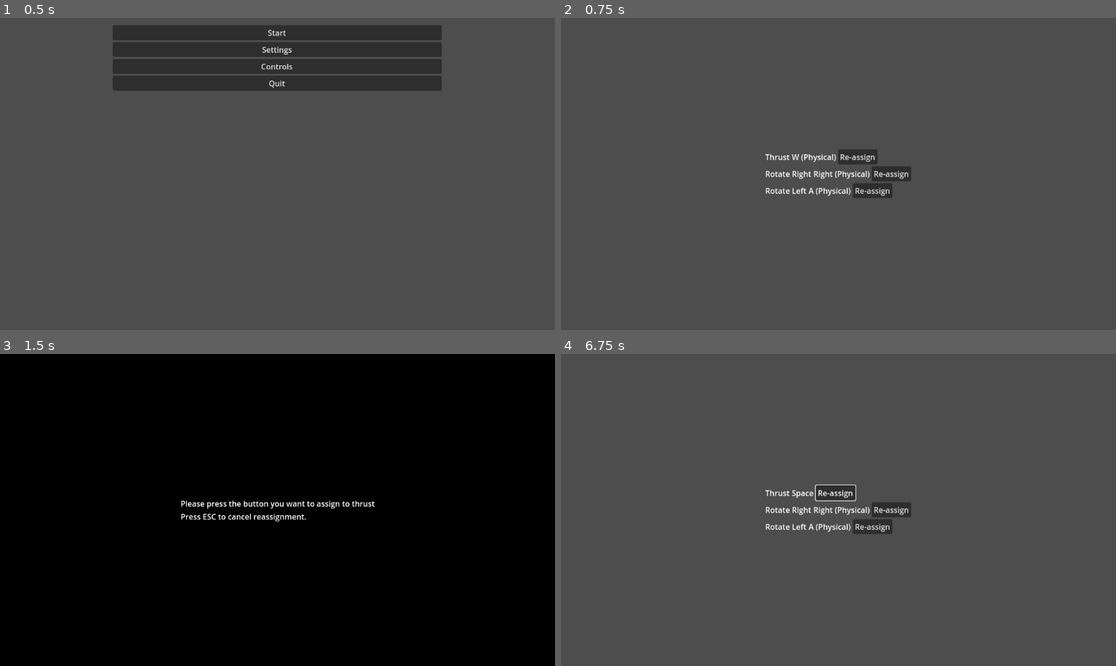
Above: before the commit, frames 1-4 (two rows, left to right).
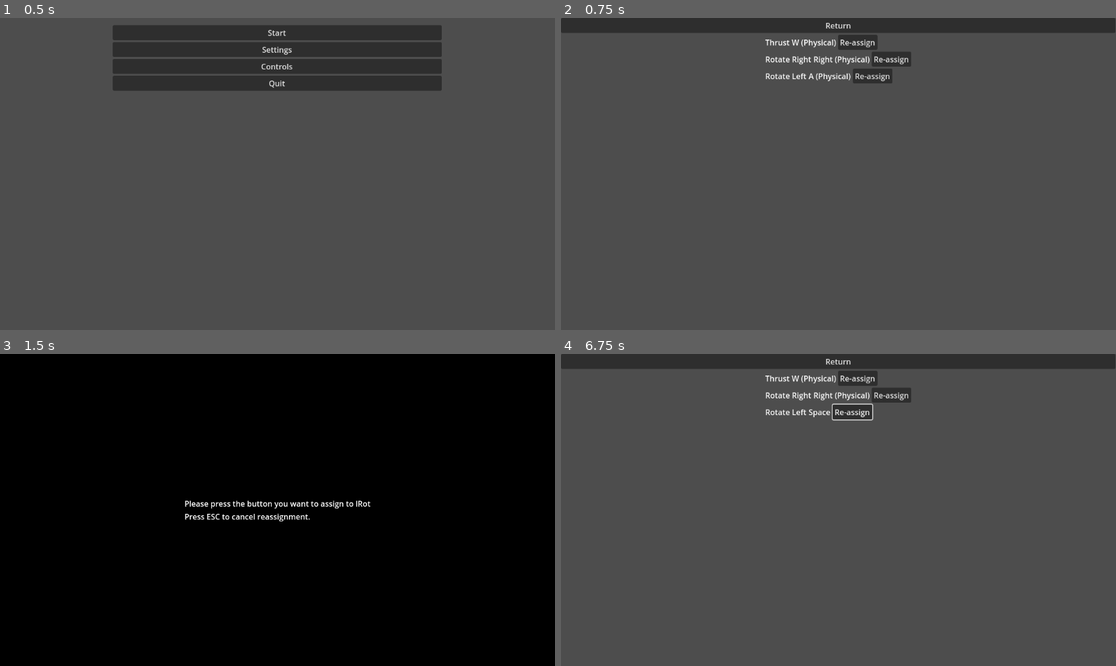
Above: after the commit, the same moments.

Repository: acidmath/DialIt
Game: Godot game, scene res://GameManager.tscn
Same seed, same stepped clock (60 frames per second), same inputs: the game is played once before the commit and once after it.
Inputs (mouse positions are in pixels of both pictures, inside the frame that each line leads up to):
- Up to frame 1 (0.5 s): no input
- Up to frame 2 (0.75 s): click "Controls" at 0.5 s
- Up to frame 3 (1.5 s): click "Re-assign" at 1.25 s
- Up to frame 4 (6.75 s): click (838, 360) at 2 s, where only the run after the commit has a clickable "Return"; click "Re-assign" at 2.75 s; click "Re-assign" at 3.5 s; tap Enter at 4.25, 5.75 s; move the mouse to (960, 494) at 4.27 s; hold W (thrust) 4.28-5.03 s; hold Mouse wheel up (ZoomIn) 4.28-5.03 s; tap Space at 5 s; move the mouse to (727, 525) at 5.02 s; tap Mouse wheel down (ZoomOut) at 5.1 s; move the mouse to (894, 441) at 5.77 s; hold Space (lRot, bound only after the commit) 5.78-6.53 s; hold W (thrust, bound only after the commit) from 5.78 s (still down); move the mouse to (810, 572) at 6.52 s; tap A (lRot, bound only before the commit) at 6.6 s

Frame 1 is identical in both runs. In frame 2, 7.5% of the frame differs, in the area x 0-100%, y 0-58%; in frame 3, 0.7%; in frame 4, 7.5%.

Commit message:
return button

Diff:
--- a/input_mapping.gd
+++ b/input_mapping.gd
@@ -33,11 +33,6 @@
 		update_assignment_label()
 		stop_assignment()
 
-func stop_assignment():
-	inputReassignmentPanel.visible = false
-	isReassigning = false
-	actionAssigning = ""
-
 func update_assignment_label():
 	var key = InputMap.action_get_events(actionAssigning)[0].as_text()
 	if actionAssigning=="thrust":
@@ -46,6 +41,11 @@
 		rotateRightValueLabel.text = key
 	elif actionAssigning=="lRot":
 		rotateLeftValueLabel.text = key
+
+func stop_assignment():
+	inputReassignmentPanel.visible = false
+	isReassigning = false
+	actionAssigning = ""
 
 func return_to_main_menu():
 	get_tree().change_scene_to_file("uid://dvbl5xcd3wu8h")
--- a/input_mapping_menu.tscn
+++ b/input_mapping_menu.tscn
@@ -14,59 +14,66 @@
 grow_vertical = 2
 script = ExtResource("1_6x0bj")
 
-[node name="CenterContainer" type="CenterContainer" parent="."]
+[node name="VBoxContainer" type="VBoxContainer" parent="."]
 layout_mode = 1
-anchors_preset = 15
+anchors_preset = 10
 anchor_right = 1.0
-anchor_bottom = 1.0
+offset_right = -1.0
+offset_bottom = 40.0
 grow_horizontal = 2
-grow_vertical = 2
 
-[node name="VBoxContainer" type="VBoxContainer" parent="CenterContainer"]
+[node name="ReturnButton" type="Button" parent="VBoxContainer"]
+layout_mode = 2
+text = "Return"
+
+[node name="CenterContainer" type="CenterContainer" parent="VBoxContainer"]
 layout_mode = 2
 
-[node name="ThrustInput" type="HBoxContainer" parent="CenterContainer/VBoxContainer"]
+[node name="VBoxContainer" type="VBoxContainer" parent="VBoxContainer/CenterContainer"]
 layout_mode = 2
 
-[node name="ThrustLabel" type="Label" parent="CenterContainer/VBoxContainer/ThrustInput"]
+[node name="ThrustInput" type="HBoxContainer" parent="VBoxContainer/CenterContainer/VBoxContainer"]
+layout_mode = 2
+
+[node name="ThrustLabel" type="Label" parent="VBoxContainer/CenterContainer/VBoxContainer/ThrustInput"]
 layout_mode = 2
 text = "Thrust"
 
-[node name="ThrustValueLabel" type="Label" parent="CenterContainer/VBoxContainer/ThrustInput"]
+[node name="ThrustValueLabel" type="Label" parent="VBoxContainer/CenterContainer/VBoxContainer/ThrustInput"]
 unique_name_in_owner = true
 layout_mode = 2
 
-[node name="ThrustButton" type="Button" parent="CenterContainer/VBoxContainer/ThrustInput"]
+[node name="ThrustButton" type="Button" parent="VBoxContainer/CenterContainer/VBoxContainer/ThrustInput"]
 layout_mode = 2
 text = "Re-assign"
 
-[node name="RotateRightInput" type="HBoxContainer" parent="CenterContainer/VBoxContainer"]
+[node name="RotateRightInput" type="HBoxContainer" parent="VBoxContainer/CenterContainer/VBoxContainer"]
 layout_mode = 2
 
-[node name="RotateRightLabel" type="Label" parent="CenterContainer/VBoxContainer/RotateRightInput"]
+[node name="RotateRightLabel" type="Label" parent="VBoxContainer/CenterContainer/VBoxContainer/RotateRightInput"]
 layout_mode = 2
 text = "Rotate Right"
 
-[node name="RotateRightValueLabel" type="Label" parent="CenterContainer/VBoxContainer/RotateRightInput"]
+[node name="RotateRightValueLabel" type="Label" parent="VBoxContainer/CenterContainer/VBoxContainer/RotateRightInput"]
 unique_name_in_owner = true
 layout_mode = 2
 
-[node name="RotateRightButton" type="Button" parent="CenterContainer/VBoxContainer/RotateRightInput"]
+[node name="RotateRightButton" type="Button" parent="VBoxContainer/CenterContainer/VBoxContainer/RotateRightInput"]
 layout_mode = 2
 text = "Re-assign"
 
-[node name="RotateLeftInput" type="HBoxContainer" parent="CenterContainer/VBoxContainer"]
+[node name="RotateLeftInput" type="HBoxContainer" parent="VBoxContainer/CenterContainer/VBoxContainer"]
 layout_mode = 2
 
-[node name="RotateLeftLabel" type="Label" parent="CenterContainer/VBoxContainer/RotateLeftInput"]
+[node name="RotateLeftLabel" type="Label" parent="VBoxContainer/CenterContainer/VBoxContainer/RotateLeftInput"]
 layout_mode = 2
 text = "Rotate Left"
 
-[node name="RotateLeftValueLabel" type="Label" parent="CenterContainer/VBoxContainer/RotateLeftInput"]
+[node name="RotateLeftValueLabel" type="Label" parent="VBoxContainer/CenterContainer/VBoxContainer/RotateLeftInput"]
 unique_name_in_owner = true
 layout_mode = 2
 
-[node name="RotateLeftButton" type="Button" parent="CenterContainer/VBoxContainer/RotateLeftInput"]
+[node name="RotateLeftButton" type="Button" parent="VBoxContainer/CenterContainer/VBoxContainer/RotateLeftInput"]
 layout_mode = 2
 text = "Re-assign"
 
@@ -107,6 +114,7 @@
 layout_mode = 2
 text = "Press ESC to cancel reassignment."
 
-[connection signal="pressed" from="CenterContainer/VBoxContainer/ThrustInput/ThrustButton" to="." method="thrust_button_pressed"]
-[connection signal="pressed" from="CenterContainer/VBoxContainer/RotateRightInput/RotateRightButton" to="." method="rotate_right_button_pressed"]
-[connection signal="pressed" from="CenterContainer/VBoxContainer/RotateLeftInput/RotateLeftButton" to="." method="rotate_left_button_pressed"]
+[connection signal="pressed" from="VBoxContainer/ReturnButton" to="." method="return_to_main_menu"]
+[connection signal="pressed" from="VBoxContainer/CenterContainer/VBoxContainer/ThrustInput/ThrustButton" to="." method="thrust_button_pressed"]
+[connection signal="pressed" from="VBoxContainer/CenterContainer/VBoxContainer/RotateRightInput/RotateRightButton" to="." method="rotate_right_button_pressed"]
+[connection signal="pressed" from="VBoxContainer/CenterContainer/VBoxContainer/RotateLeftInput/RotateLeftButton" to="." method="rotate_left_button_pressed"]
